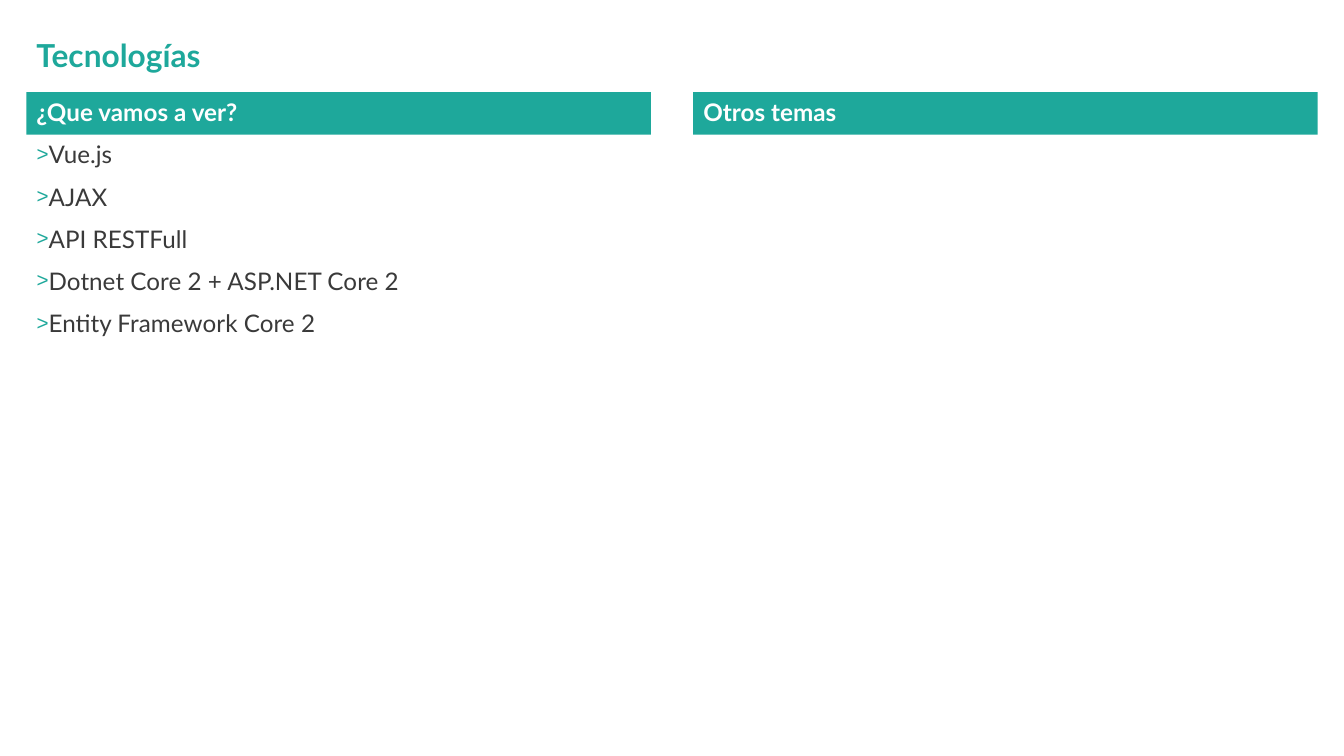
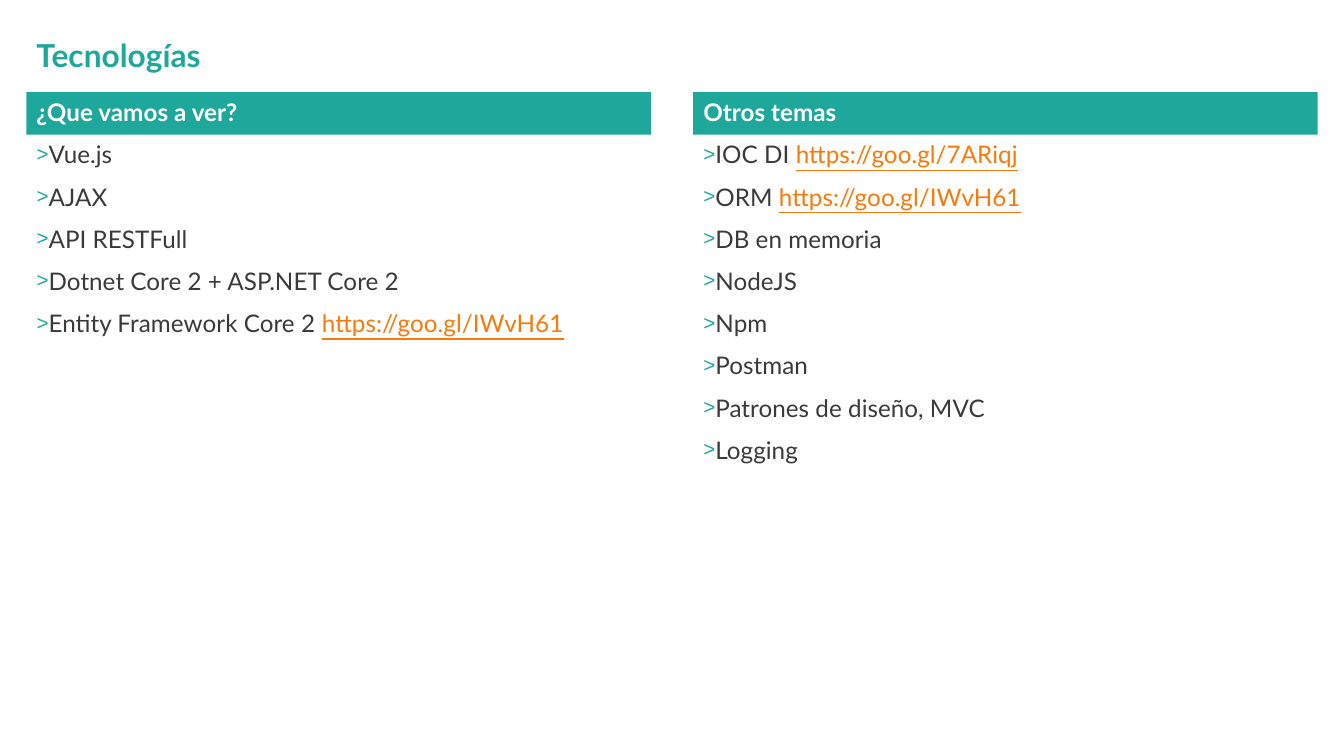
Before and after one commit to hexacta/ort-workshop-2017, a slide deck: slide 6 of Presentacion.pptx. Drawn at 1344x756 pixels with LibreOffice and Linux fonts; fonts in the diff are those of the drawing; background and template pictures are left out. Boxes give left, top, right and bottom in pixels: in the first picture for what was removed or moved away, otherwise in the second. Text is boxed around its words. In the diff, an @@ line names an element or a change of style, - is before the commit and + after.

```diff
--- a/Presentacion.pptx
+++ b/Presentacion.pptx
@@ text added at bbox=[715, 145, 1020, 464], 17.3 pt, text #3A3A3A @@
+> IOC DI https://goo.gl/7ARiqj
+> ORM https://goo.gl/IWvH61
+> DB en memoria
+> NodeJS
+> Npm
+> Postman
+> Patrones de diseño, MVC
+> Logging
@@ text at bbox=[49, 314, 563, 337]: text changed; text colour #3A3A3A to #F87A0C @@
-> Entity Framework Core 2
+> Entity Framework Core 2 https://goo.gl/IWvH61
```
Also in this commit, not shown: 1 other slide changed, 8 other files.
